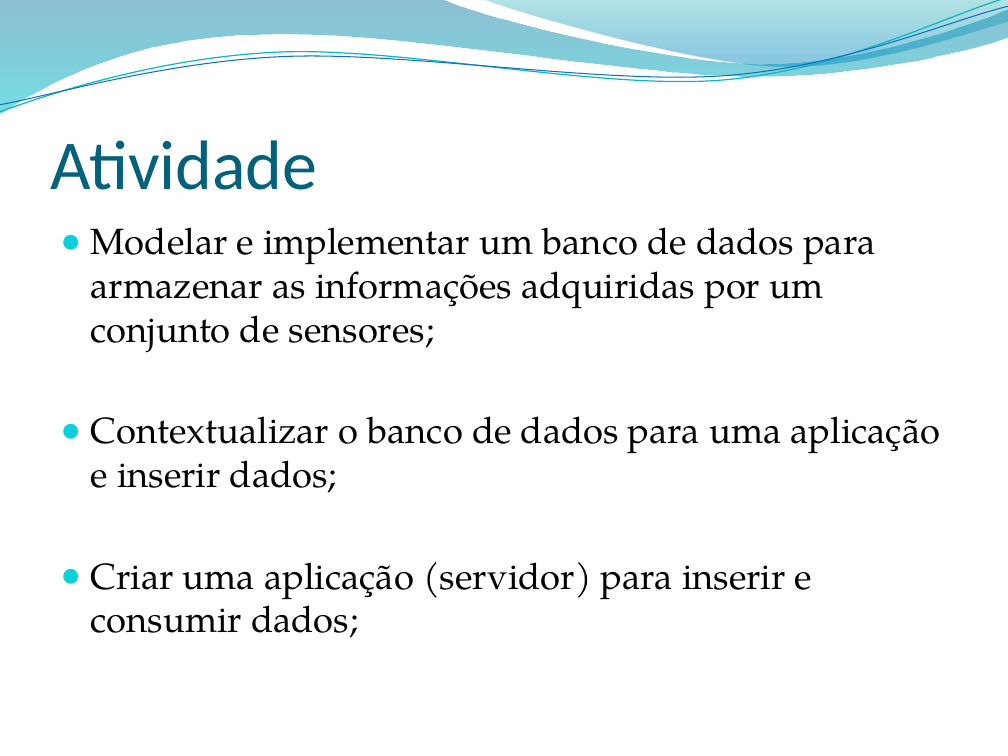
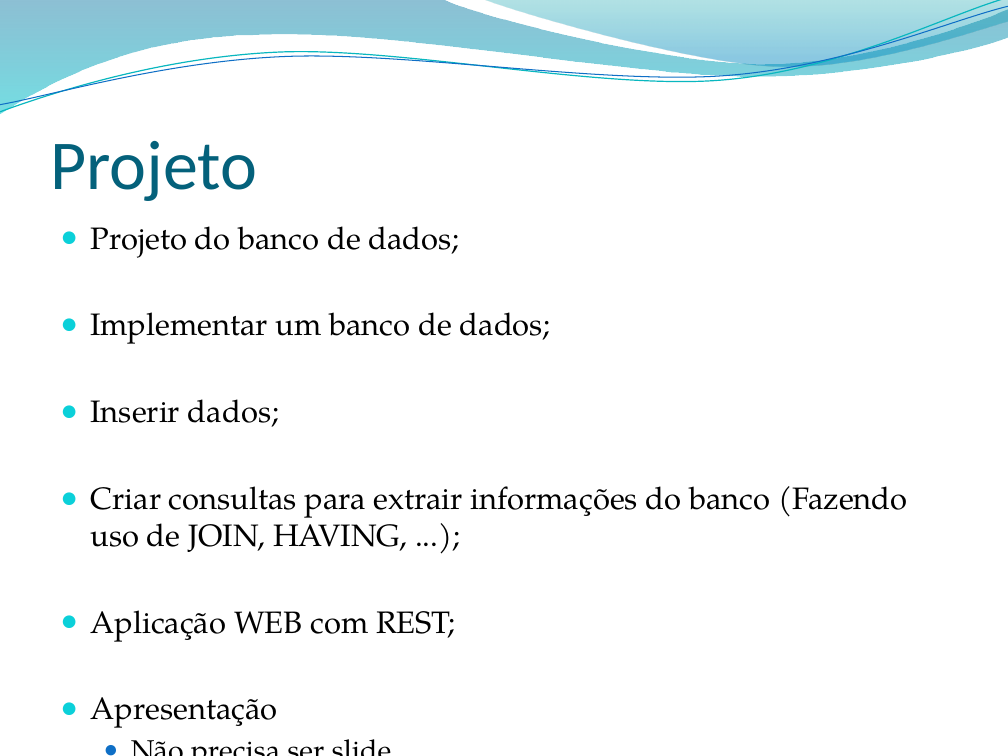
Before and after one commit to leonardopordeus/BD, a slide deck: slide 17 of Aula03.pptx. Drawn at 1008x756 pixels with LibreOffice and Linux fonts; fonts in the diff are those of the drawing; background and template pictures are left out. Boxes give left, top, right and bottom in pixels: in the first picture for what was removed or moved away, otherwise in the second. Text is boxed around its words. In the diff, an @@ line names an element or a change of style, - is before the commit and + after.

```diff
--- a/Aula03.pptx
+++ b/Aula03.pptx
@@ title at [50,141,257,201]: text changed @@
-Atividade
+Projeto
@@ text at [91,226,908,642]: text changed; size 26 to 22.1 pt @@
-● Modelar e implementar um banco de dados para armazenar as informações adquiridas por um conjunto de sensores;
-● Contextualizar o banco de dados para uma aplicação e inserir dados;
-● Criar uma aplicação (servidor) para inserir e consumir dados;
+● Projeto do banco de dados;
+● Implementar um banco de dados;
+● Inserir dados;
+● Criar consultas para extrair informações do banco (Fazendo uso de JOIN, HAVING, ...);
+● Aplicação WEB com REST;
+● Apresentação
+  ● Não precisa ser slide.
```
Also in this commit, not shown: 2 other slides changed, 1 other file.
